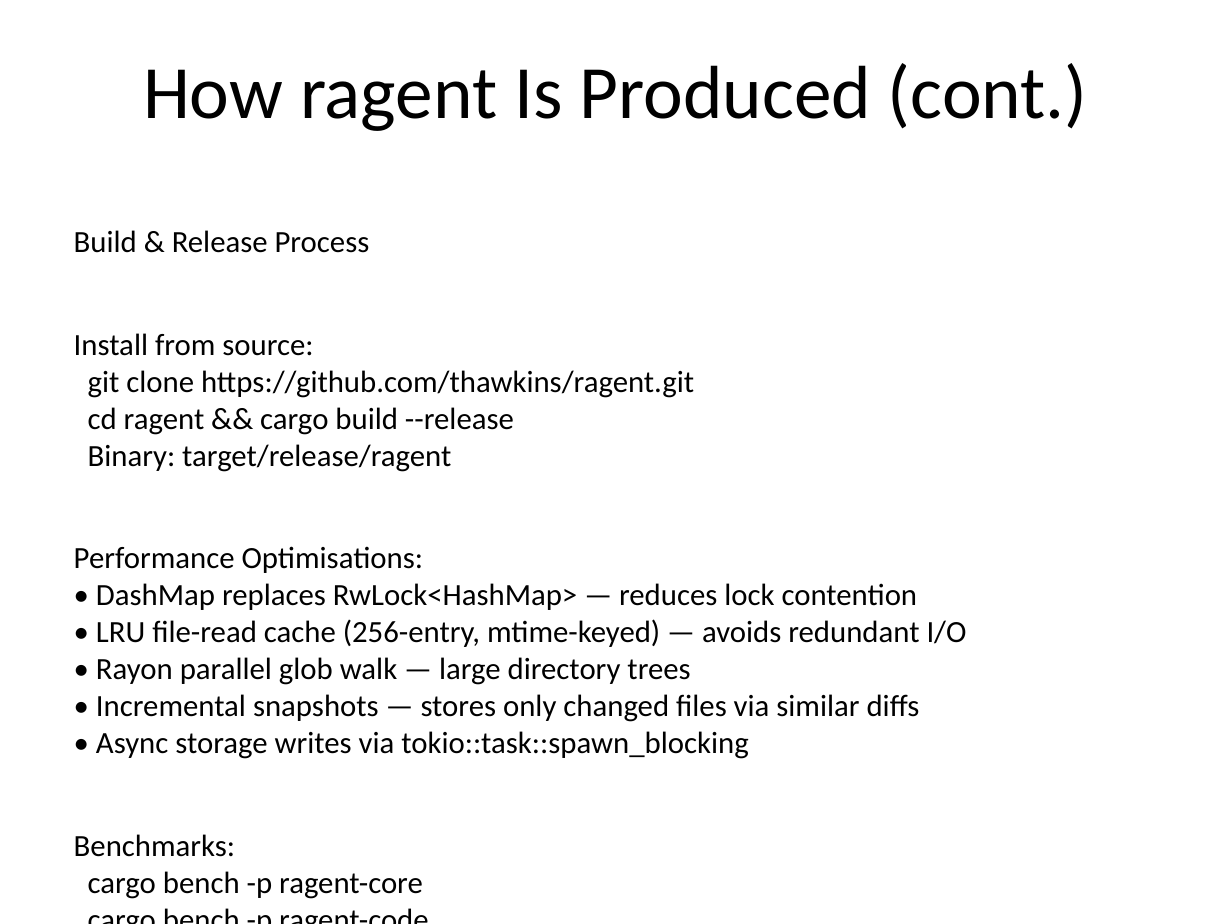
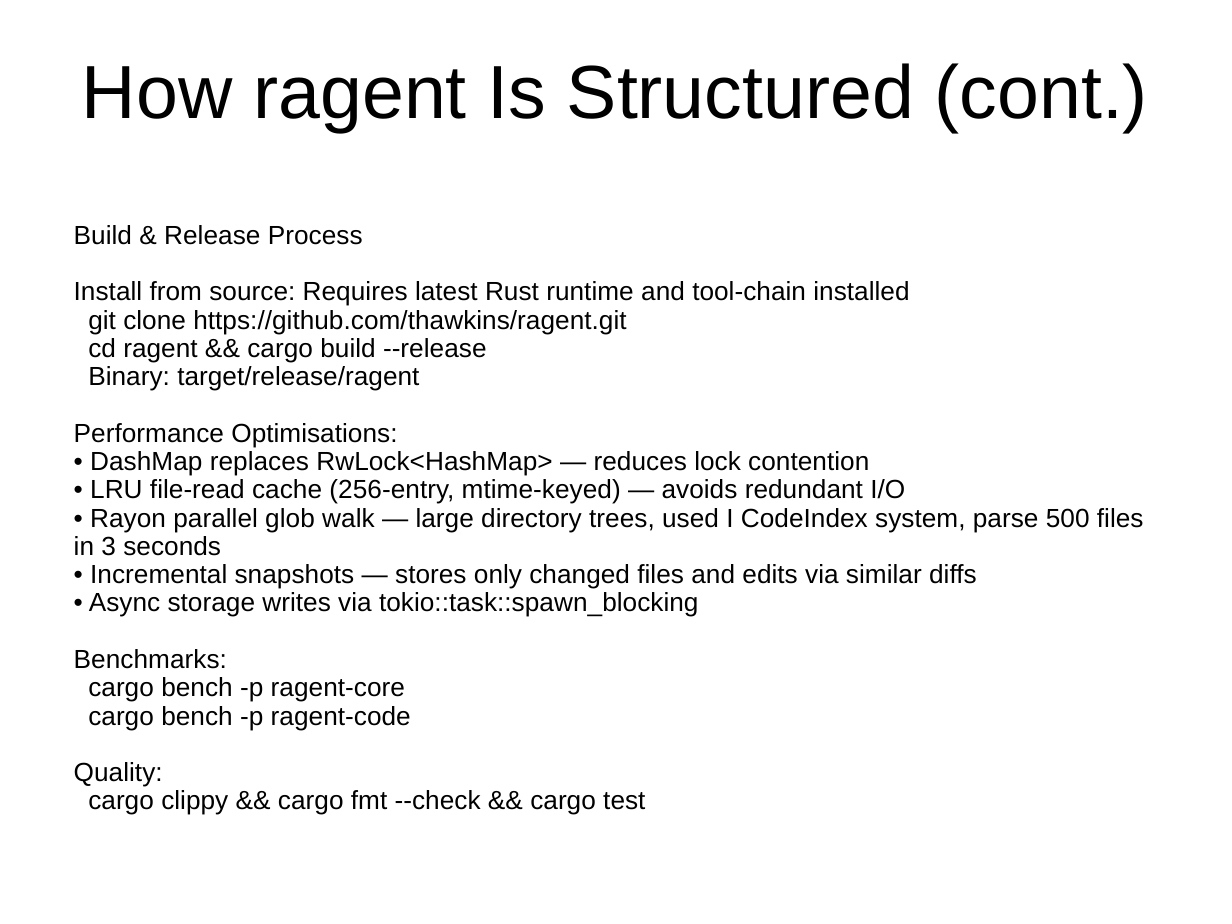
Before and after one commit to thawkins/ragent, a slide deck: slide 5 of RAGENTPRES.pptx. Drawn at 1232x924 pixels with LibreOffice and Linux fonts; fonts in the diff are those of the drawing. Boxes give left, top, right and bottom in pixels: in the first picture for what was removed or moved away, otherwise in the second. Text is boxed around its words. In the diff, an @@ line names an element or a change of style, - is before the commit and + after.

```diff
--- a/RAGENTPRES.pptx
+++ b/RAGENTPRES.pptx
@@ title at (82, 63, 1148, 132): text changed; font Calibri to Arial @@
-How ragent Is Produced (cont.)
+How ragent Is Structured (cont.)
@@ text at (74, 225, 905, 815): size 18 to 15.3 pt, font Calibri to Arial in "Build & Release Process", "git clone https://github.com/thawkins/ragent.git", "cd ragent && cargo build --release", "Binary: target/release/ragent" and 9 more places; line spacing 1 to 0.9 @@
@@ text at (74, 281, 909, 306): text changed; size 18 to 15.3 pt; font Calibri to Arial @@
-Install from source:
+Install from source: Requires latest Rust runtime and tool-chain installed
@@ text at (74, 508, 1144, 589): text changed; size 18 to 15.3 pt; font Calibri to Arial @@
-• Rayon parallel glob walk — large directory trees
-• Incremental snapshots — stores only changed files via similar diffs
+• Rayon parallel glob walk — large directory trees, used I CodeIndex system, parse 500 files in 3 seconds
+• Incremental snapshots — stores only changed files and edits via similar diffs
```
Also in this commit, not shown: 38 other slides changed, 12 other files.
